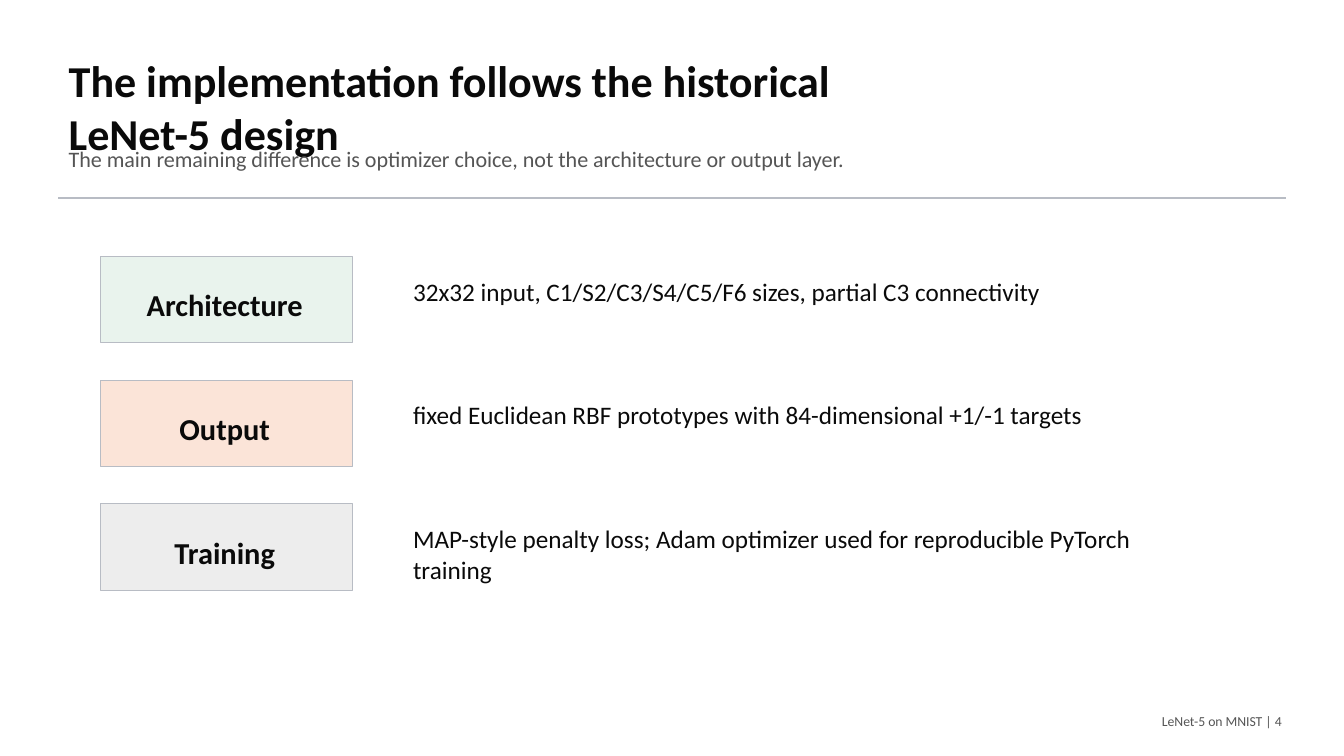
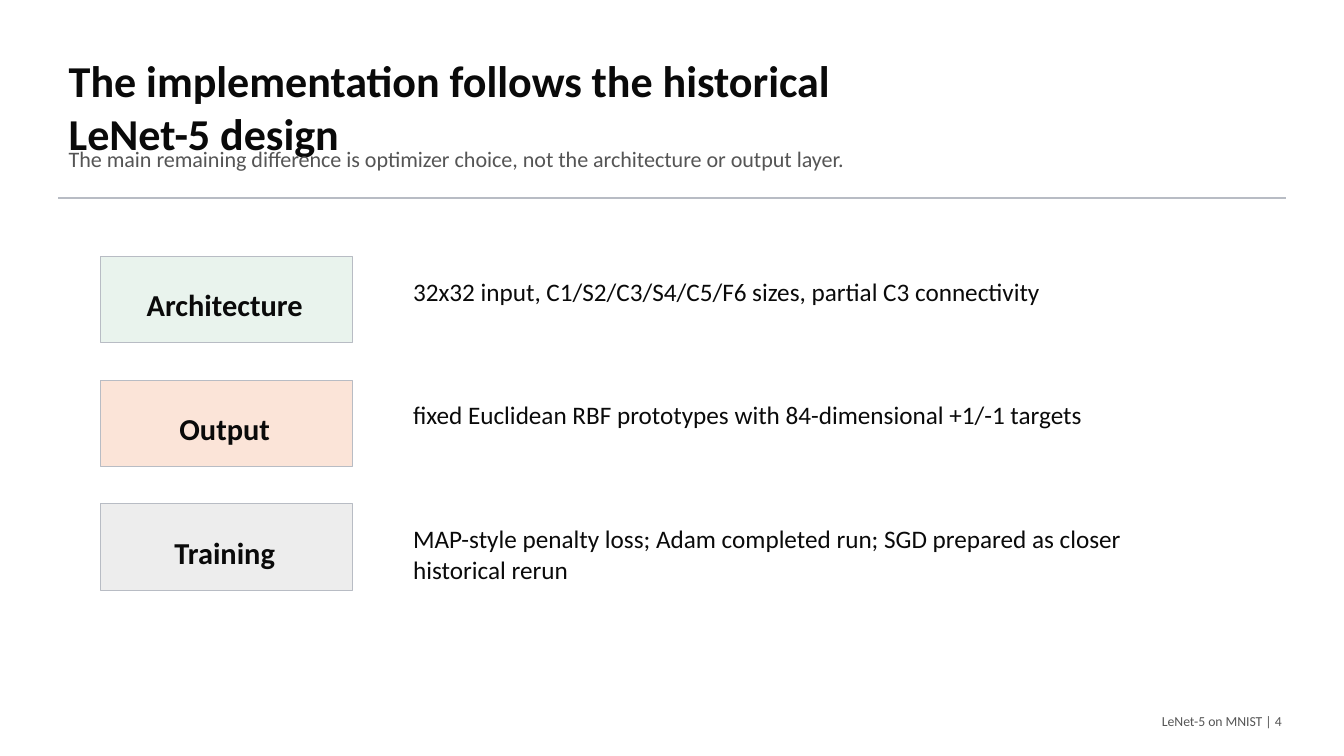
Before and after one commit to macbehnke/NN_funds_project, a slide deck: slide 4 of slides/LeNet5_MNIST_Final_Presentation.pptx. Drawn at 1344x756 pixels with LibreOffice and Linux fonts; fonts in the diff are those of the drawing. Boxes give left, top, right and bottom in pixels: in the first picture for what was removed or moved away, otherwise in the second. Text is boxed around its words. In the diff, an @@ line names an element or a change of style, - is before the commit and + after.

Commit message:
Add historical SGD optimizer option

```diff
--- a/slides/LeNet5_MNIST_Final_Presentation.pptx
+++ b/slides/LeNet5_MNIST_Final_Presentation.pptx
@@ text at (413,530,1121,579): text changed @@
-MAP-style penalty loss; Adam optimizer used for reproducible PyTorch training
+MAP-style penalty loss; Adam completed run; SGD prepared as closer historical rerun
```
Also in this commit, not shown: 2 other slides changed, 6 other files.
